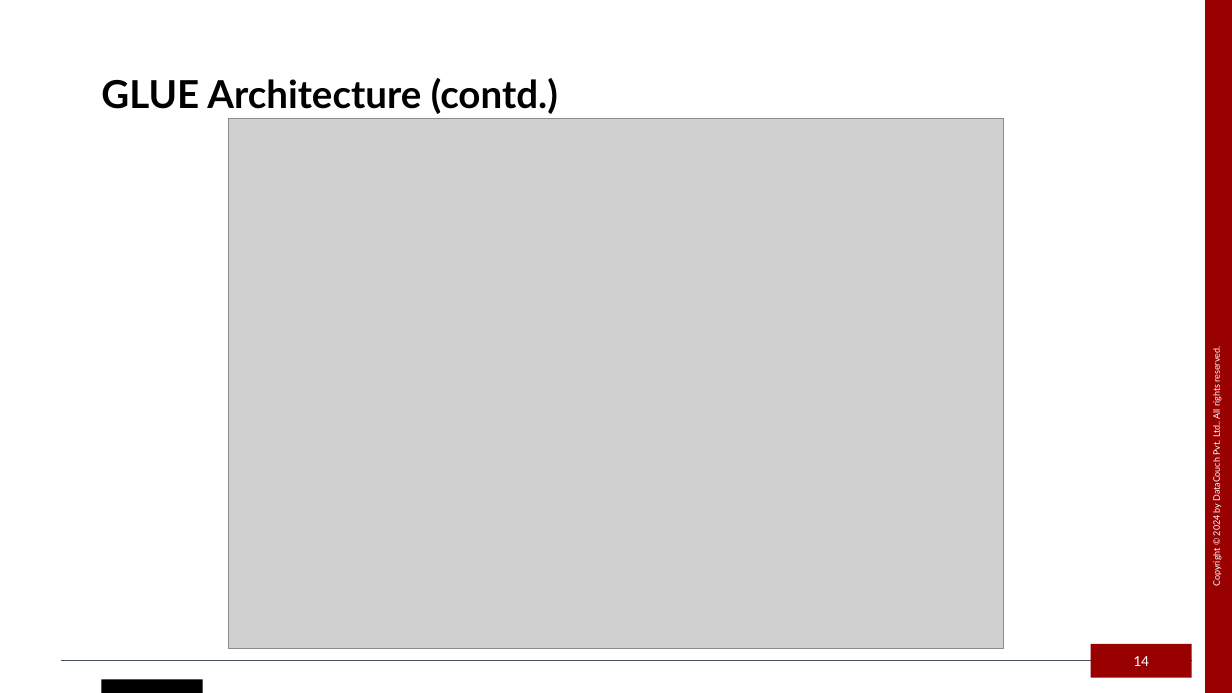
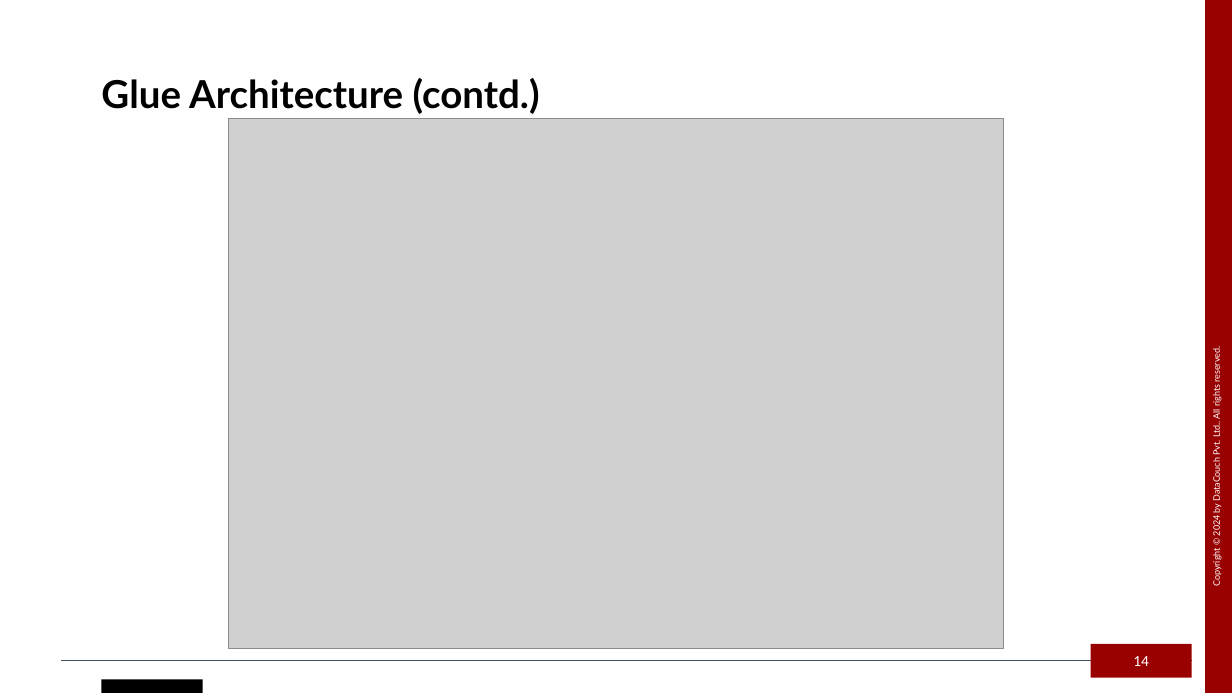
Before and after one commit to datacouch-io/aws-training-glue-redshift-athena-dms-quicksight, a slide deck: slide 14 of Slides/AWS GLUE_v1.pptx. Drawn at 1232x693 pixels with LibreOffice and Linux fonts; fonts in the diff are those of the drawing; grey boxes stand for pictures. Boxes give left, top, right and bottom in pixels: in the first picture for what was removed or moved away, otherwise in the second. Text is boxed around its words. In the diff, an @@ line names an element or a change of style, - is before the commit and + after.

```diff
--- a/Slides/AWS GLUE_v1.pptx
+++ b/Slides/AWS GLUE_v1.pptx
@@ text at (101,78,540,114): text changed @@
-GLUE Architecture (contd.)
+Glue Architecture (contd.)
```
Also in this commit, not shown: 10 other slides changed, 1 other file.
